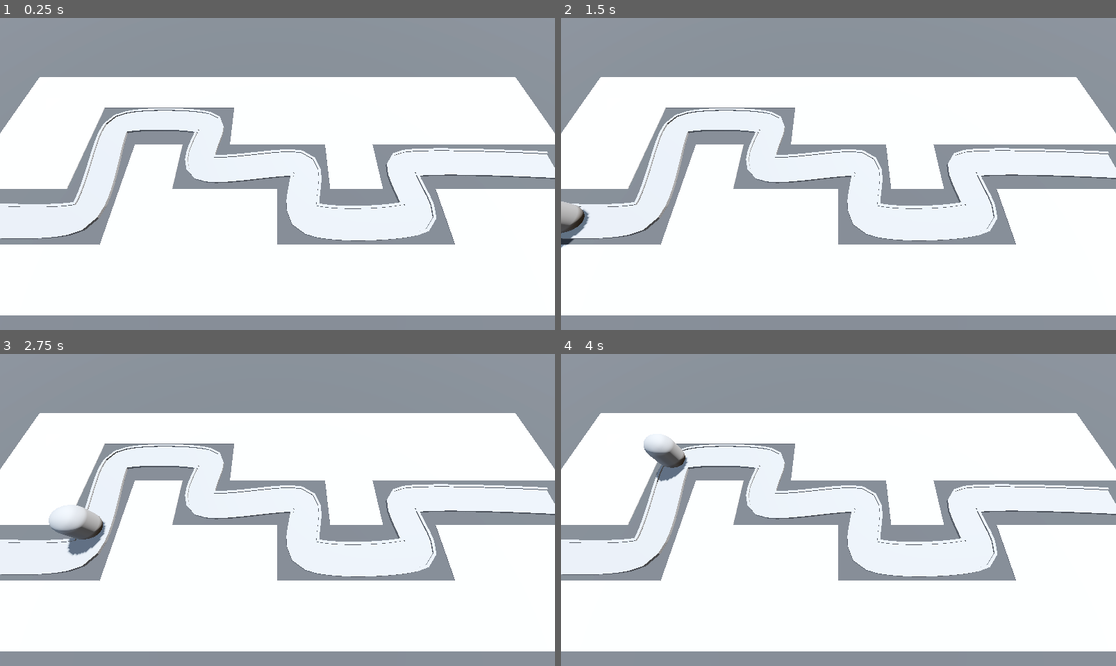
Above: before the commit, frames 1-4 (two rows, left to right).
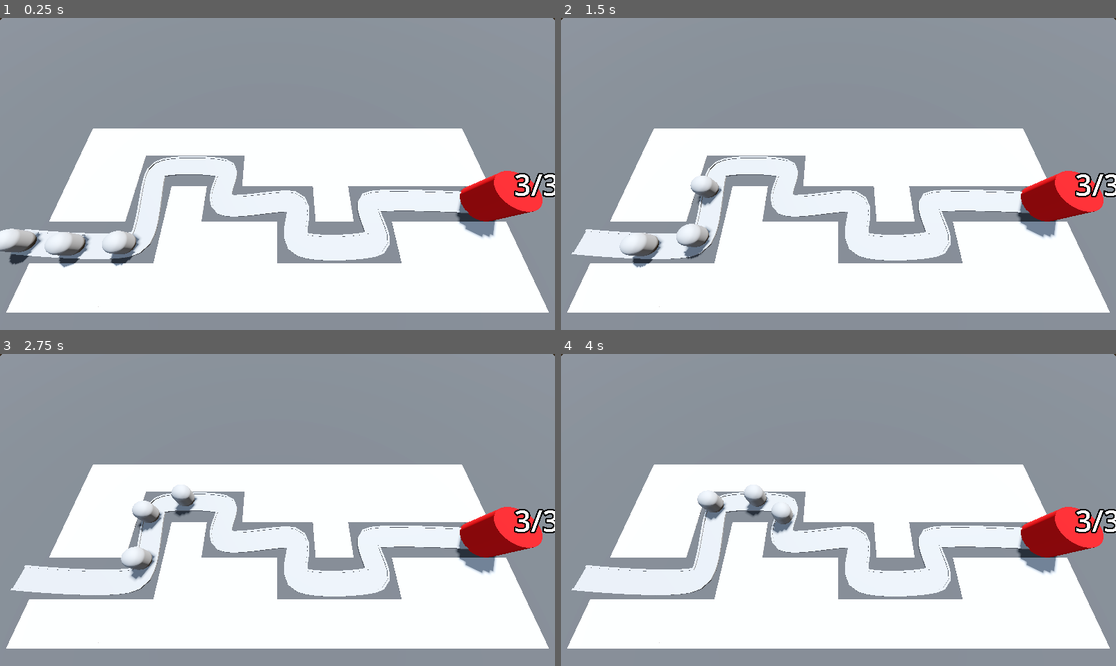
Above: after the commit, the same moments.

Repository: RileyWaldo/BarbarianBlaster
Game: Godot game, scene res://base_level.tscn
Same seed, same stepped clock (60 frames per second), same inputs: the game is played once before the commit and once after it.
Inputs (mouse positions are in pixels of both pictures, inside the frame that each line leads up to):
- Up to frame 1 (0.25 s): no input
- Up to frame 2 (1.5 s): move the mouse to (960, 158) at 0.52 s; move the mouse to (727, 189) at 1.27 s
- Up to frame 3 (2.75 s): move the mouse to (333, 441) at 2.02 s
- Up to frame 4 (4 s): move the mouse to (810, 572) at 2.77 s; move the mouse to (1005, 556) at 3.52 s

The runs differ from the first frame. In frame 1, 37% of the frame differs, in the area x 0-100%, y 0-96%; in frame 2, 37%; in frame 3, 37%; in frame 4, 37%.

Commit message:
Added base and health, camera can raycast

Diff:
--- /dev/null
+++ b/GameObjects/Base.tscn
@@ -0,0 +1,24 @@
+[gd_scene load_steps=3 format=3 uid="uid://c1iinwkk72ugo"]
+
+[ext_resource type="Script" uid="uid://bgufe4d3xvqa8" path="res://Scripts/Base.gd" id="1_mi20d"]
+
+[sub_resource type="StandardMaterial3D" id="StandardMaterial3D_as1qq"]
+albedo_color = Color(0.8357183, 3.2247603e-06, 7.70092e-07, 1)
+
+[node name="Base" type="Node3D" groups=["base"]]
+script = ExtResource("1_mi20d")
+
+[node name="CSGCylinder3D" type="CSGCylinder3D" parent="."]
+transform = Transform3D(1, 0, 0, 0, 1, 0, 0, 0, 1, 0, 2, 0)
+material_override = SubResource("StandardMaterial3D_as1qq")
+radius = 2.0
+height = 4.0
+sides = 24
+
+[node name="Label3D" type="Label3D" parent="."]
+transform = Transform3D(1, 0, 0, 0, 1, 0, 0, 0, 1, 0, 5.5, 0)
+billboard = 1
+text = "10
+"
+font_size = 500
+outline_size = 100
--- /dev/null
+++ b/GameObjects/RayPickerCamera.tscn
@@ -0,0 +1,9 @@
+[gd_scene load_steps=2 format=3 uid="uid://blth468svkjaq"]
+
+[ext_resource type="Script" uid="uid://bdp8s02d0w573" path="res://Scripts/RayPickerCamera.gd" id="1_vodx7"]
+
+[node name="RayPickerCamera" type="Camera3D"]
+transform = Transform3D(1, 0, 0, 0, 0.42261824, 0.9063078, 0, -0.9063078, 0.42261824, 0, 0, 0)
+script = ExtResource("1_vodx7")
+
+[node name="RayCast3D" type="RayCast3D" parent="."]
--- /dev/null
+++ b/Scripts/Base.gd
@@ -0,0 +1,22 @@
+extends Node3D
+
+class_name Base
+
+@export var maxHealth: int = 10
+
+@onready var labelHealth: Label3D = $Label3D
+
+var health: int:
+	set(healthIn):
+		health = healthIn
+		labelHealth.text = str(health) + "/" + str(maxHealth)
+		labelHealth.modulate = Color.RED.lerp(Color.WHITE, float(health) / float(maxHealth))
+
+		if(health <= 0):
+			print("Dead")
+
+func _ready() -> void:
+	health = maxHealth
+
+func TakeDamage(damage: int) -> void:
+	health -= damage
--- a/Scripts/Enemy.gd
+++ b/Scripts/Enemy.gd
@@ -1,12 +1,13 @@
 extends PathFollow3D
 
 @export var moveSpeed: float = 5
+@export var damage: int = 1
 
-# Called when the node enters the scene tree for the first time.
-func _ready() -> void:
-	pass # Replace with function body.
+@onready var base: Base = get_tree().get_first_node_in_group("base")
 
-
-# Called every frame. 'delta' is the elapsed time since the previous frame.
 func _process(delta: float) -> void:
 	progress += delta * moveSpeed
+
+	if(progress_ratio >= 1.0):
+		base.TakeDamage(damage)
+		process_mode = Node.PROCESS_MODE_DISABLED
--- /dev/null
+++ b/Scripts/RayPickerCamera.gd
@@ -0,0 +1,12 @@
+extends Camera3D
+
+@export var rayMaxDistance: float = 100.0
+
+@onready var rayCast: RayCast3D = $RayCast3D
+
+func _process(_delta: float) -> void:
+	var mousePos: Vector2 = get_viewport().get_mouse_position()
+	rayCast.target_position = project_local_ray_normal(mousePos) * rayMaxDistance
+	rayCast.force_raycast_update()
+
+	printt(rayCast.get_collider(), rayCast.get_collision_point())
--- a/base_level.tscn
+++ b/base_level.tscn
@@ -1,7 +1,9 @@
-[gd_scene load_steps=8 format=3 uid="uid://b0hp12i56too8"]
+[gd_scene load_steps=10 format=3 uid="uid://b0hp12i56too8"]
 
+[ext_resource type="PackedScene" uid="uid://blth468svkjaq" path="res://GameObjects/RayPickerCamera.tscn" id="1_3o4py"]
 [ext_resource type="MeshLibrary" uid="uid://mbshsf5ypr4a" path="res://MeshLibraries/SpaceLibrary.tres" id="1_bo3yr"]
 [ext_resource type="PackedScene" uid="uid://cgio16xab0rf" path="res://GameObjects/Enemy.tscn" id="2_5vx1e"]
+[ext_resource type="PackedScene" uid="uid://c1iinwkk72ugo" path="res://GameObjects/Base.tscn" id="3_eesb3"]
 
 [sub_resource type="ProceduralSkyMaterial" id="ProceduralSkyMaterial_4sal3"]
 sky_horizon_color = Color(0.66224277, 0.6717428, 0.6867428, 1)
@@ -40,8 +42,8 @@
 material_override = SubResource("StandardMaterial3D_eesb3")
 size = Vector3(100, 2, 100)
 
-[node name="Camera3D" type="Camera3D" parent="."]
-transform = Transform3D(1, 0, 0, 0, 0.42261824, 0.9063078, 0, -0.9063078, 0.42261824, 0, 14.5, 9.5)
+[node name="RayPickerCamera" parent="." instance=ExtResource("1_3o4py")]
+transform = Transform3D(1, 0, 0, 0, 0.42261824, 0.9063078, 0, -0.9063078, 0.42261824, 0, 21.5, 8.5)
 
 [node name="GridMap" type="GridMap" parent="."]
 mesh_library = ExtResource("1_bo3yr")
@@ -98,3 +100,15 @@
 
 [node name="Enemy" parent="Path3D" instance=ExtResource("2_5vx1e")]
 transform = Transform3D(-0.09053503, 0, -0.9958852, 0, 1, 0, 0.9958852, 0, -0.09053503, -26, 0, 6)
+
+[node name="Enemy2" parent="Path3D" instance=ExtResource("2_5vx1e")]
+transform = Transform3D(-0.049722534, 0, -0.9987547, 0, 1, 0, 0.9987547, 0, -0.049722534, -21.012257, 0, 6.3452425)
+progress = 5.0
+
+[node name="Enemy3" parent="Path3D" instance=ExtResource("2_5vx1e")]
+transform = Transform3D(0.053507037, 0, -0.9985594, 0, 1, 0, 0.9985594, 0, 0.053507037, -16.014353, 0, 6.40872)
+progress = 10.0
+
+[node name="Base" parent="." instance=ExtResource("3_eesb3")]
+transform = Transform3D(1, 0, 0, 0, 1, 0, 0, 0, 1, 22, 0, 2)
+maxHealth = 3
--- a/project.godot
+++ b/project.godot
@@ -14,3 +14,7 @@
 run/main_scene="uid://b0hp12i56too8"
 config/features=PackedStringArray("4.5", "Forward Plus")
 config/icon="res://icon.svg"
+
+[global_group]
+
+base="For easy access to the base"
Not shown, added: Scripts/Base.gd.uid
Not shown, added: Scripts/RayPickerCamera.gd.uid
